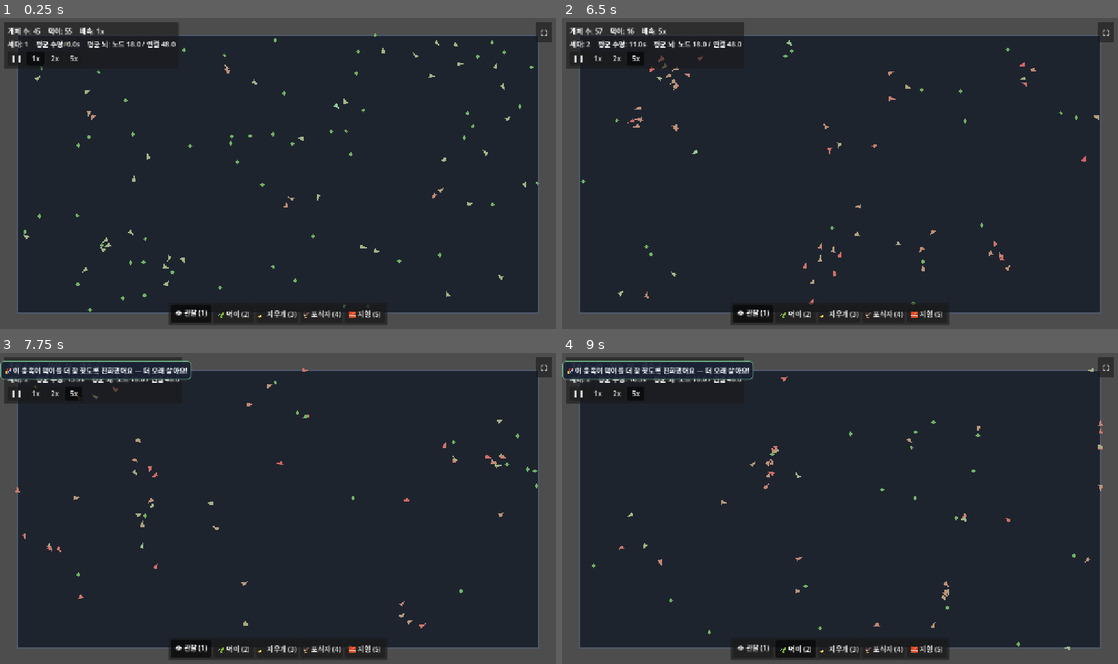
Above: before the commit, frames 1-4 (two rows, left to right).
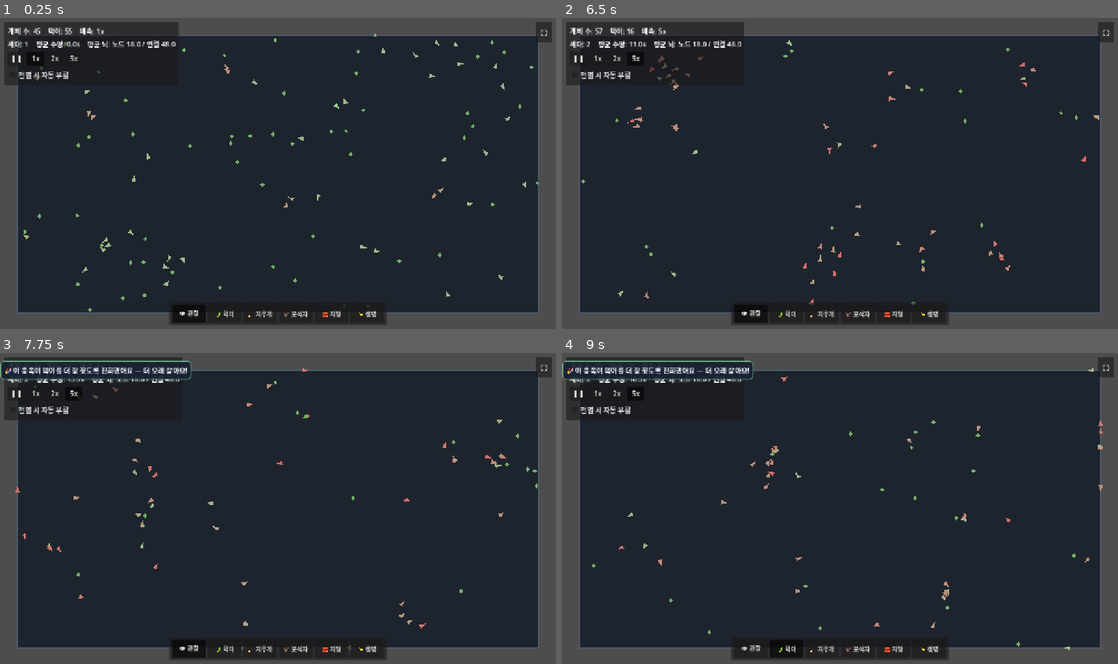
Above: after the commit, the same moments.

Repository: MoriochoRadio/mindlings
Game: Godot game, scene res://scenes/Main.tscn
Two runs of this game, one before a commit and one after it. Both use one fixed random seed, a clock stepped at 60 frames per second and the inputs below.
Inputs (mouse positions are in pixels of both pictures, inside the frame that each line leads up to):
- Up to frame 1 (0.25 s): no input
- Up to frame 2 (6.5 s): click (650, 73) at 0.5 s, where only the run after the commit has a clickable "전멸 시 자동 부활"; click "❚❚" at 1.25 s; click "1x" at 2 s; click "2x" at 2.75 s; click "5x" at 3.5 s; click "⛶" at 4.25 s; click (656, 73) at 5 s, where only the run after the commit has a clickable "전멸 시 자동 부활"; click (751, 313) at 5.75 s, where only the run before the commit has a clickable "👁 관찰 (1)"
- Up to frame 3 (7.75 s): click (233, 648) at 6.5 s, where only the run before the commit has a clickable "🍃 먹이 (2)"; click (189, 648) at 7.25 s, where only the run after the commit has a clickable "👁 관찰"
- Up to frame 4 (9 s): click (840, 648) at 8 s, where only the run before the commit has a clickable "🧹 지우개 (3)"; click (784, 648) at 8.75 s, where only the run after the commit has a clickable "🍃 먹이"

The runs differ from the first frame. In frame 1, 0.7% of the frame differs, in the area x 0-69%, y 16-98%; in frame 2, 0.8%; in frame 3, 0.7%; in frame 4, 0.7%.

Commit message:
M4-4: 생명 생성 도구 + 전멸 처리(실패 없음)
- ✨ 생명 도구(단축키 6): 클릭/드래그로 그 자리에 새 창시자(gen 0)를 뿌린다.
  두뇌 = BrainBuilder.build(founder_bias) — 새 뇌 + 약한 사전 편향, 현재 14입력 레이아웃.
  전멸에서도 부활 가능. max_creatures 준수, 쿨다운·자원 없음. 등장은 따뜻한 반짝임만(절제).
  World.spawn_creature_at 추가. GodTools.LIFE + life_step, Toolbar 6번째 버튼.
- 전멸 처리: 개체 0이 되면 게임 오버가 아니라 차분한 안내 토스트
  ("🌙 모두 사라졌어요. ✨생명 도구(6)로 다시 생명을 불어넣어 볼까요?", LEGIBILITY 톤).
  선택적 자동 부활 토글(기본 OFF) — ON이면 auto_revive_delay 뒤 창시자 몇이 저절로 깬다.
  HUD 체크박스로 노출, 시간·수는 @export(World).
- 툴바가 6개라 좌하단 뇌 패널과 안 겹치게: 단축키를 버튼 텍스트→툴팁으로, 폰트/폭 축소.

Co-Authored-By: Claude Opus 4.8 (1M context) <noreply@anthropic.com>

Diff:
--- a/scripts/GodTools.gd
+++ b/scripts/GodTools.gd
@@ -7,7 +7,7 @@
 ## 캐주얼 우선(LEGIBILITY_UX 2장): 큰 클릭 영역, 쿨다운·자원 없음, 누르면 즉시 반응.
 ## 손맛(FUN_DESIGN 2장 ①): 먹이가 즉시 생기고(DropEffect) 근처 개체가 그쪽으로 모여든다.
 
-enum Tool { OBSERVE, FOOD, ERASE, PREDATOR, WALL }
+enum Tool { OBSERVE, FOOD, ERASE, PREDATOR, WALL, LIFE }
 
 @export_group("먹이 뿌리기")
 ## 한 번 찍을 때 먹이가 퍼지는 반경(px). 크게 = 관대한 조작(캐주얼).
@@ -29,10 +29,15 @@
 ## 벽을 칠하는 브러시 반경(px). 작게 = 가는 선. (맵에 어울리게 얇게 — 에디터에서 미세조정)
 @export var wall_brush: float = 11.0
 
+@export_group("생명 생성")
+## 드래그로 생명을 뿌릴 때 이만큼 움직일 때마다 한 마리씩(너무 빽빽하지 않게).
+@export var life_step: float = 26.0
+
 const _FOOD_COLOR := Color(0.55, 0.9, 0.6)
 const _ERASE_COLOR := Color(0.95, 0.55, 0.45)
 const _PRED_COLOR := Color(0.85, 0.35, 0.38)
 const _WALL_COLOR := Color(0.62, 0.58, 0.7)
+const _LIFE_COLOR := Color(1.0, 0.92, 0.62)  # 따뜻한 반짝임
 
 var _tool: int = Tool.OBSERVE
 var _painting: bool = false      # 좌버튼으로 현재 도구를 칠하는 중
@@ -80,6 +85,8 @@
 			return predator_step
 		Tool.WALL:
 			return maxf(4.0, wall_brush * 0.8)
+		Tool.LIFE:
+			return life_step
 	return paint_step
 
 func _apply(tool_id: int, pos: Vector2) -> void:
@@ -96,6 +103,8 @@
 			_release_predator(pos)
 		Tool.WALL:
 			_paint_wall(pos)
+		Tool.LIFE:
+			_spawn_life(pos)
 	_last_paint = pos
 
 func _spread_food(pos: Vector2) -> void:
@@ -134,6 +143,13 @@
 	if _world.paint_wall(pos, wall_brush) and _last_paint == Vector2.INF:
 		_spawn_effect(pos, wall_brush, _WALL_COLOR)
 
+func _spawn_life(pos: Vector2) -> void:
+	if _world == null:
+		return
+	# 새 창시자를 뿌린다. 등장은 따뜻한 반짝임으로만 은은하게(손맛 절제).
+	if _world.spawn_creature_at(pos):
+		_spawn_effect(pos, 24.0, _LIFE_COLOR)
+
 func _spawn_effect(pos: Vector2, radius: float, color: Color) -> void:
 	var fx := DropEffect.new()
 	fx.position = pos
--- a/scripts/HUD.gd
+++ b/scripts/HUD.gd
@@ -71,7 +71,19 @@
 		hbox.add_child(b)
 		_buttons.append(b)
 
+	# 전멸 시 자동 부활 토글(기본 OFF — 실패 없음, 플레이어가 결정).
+	var revive := CheckBox.new()
+	revive.text = "전멸 시 자동 부활"
+	revive.focus_mode = Control.FOCUS_NONE
+	revive.button_pressed = _world.auto_revive if _world != null else false
+	revive.toggled.connect(_on_revive_toggled)
+	vbox.add_child(revive)
+
 	_build_fullscreen_button()
+
+func _on_revive_toggled(on: bool) -> void:
+	if _world != null:
+		_world.auto_revive = on
 
 ## 화면 우상단의 작은 전체화면 토글 버튼. 리사이즈/전체화면에서도 우상단에 붙어 있게 앵커.
 func _build_fullscreen_button() -> void:
--- a/scripts/Toolbar.gd
+++ b/scripts/Toolbar.gd
@@ -12,6 +12,7 @@
 	{"id": GodTools.Tool.ERASE, "label": "🧹 지우개", "key": KEY_3, "hint": "3"},
 	{"id": GodTools.Tool.PREDATOR, "label": "🦅 포식자", "key": KEY_4, "hint": "4"},
 	{"id": GodTools.Tool.WALL, "label": "🧱 지형", "key": KEY_5, "hint": "5"},
+	{"id": GodTools.Tool.LIFE, "label": "✨ 생명", "key": KEY_6, "hint": "6"},
 ]
 
 var _buttons: Array[Button] = []
@@ -41,16 +42,18 @@
 	panel.add_child(margin)
 
 	var hbox := HBoxContainer.new()
-	hbox.add_theme_constant_override("separation", 6)
+	hbox.add_theme_constant_override("separation", 4)
 	margin.add_child(hbox)
 
 	for entry in TOOLS:
 		var b := Button.new()
-		b.text = "%s (%s)" % [entry["label"], entry["hint"]]
+		# 단축키는 툴팁으로(버튼 폭 절약 — 6개라 좌하단 뇌 패널과 안 겹치게). 키 입력은 그대로 동작.
+		b.text = entry["label"]
+		b.tooltip_text = "단축키 %s" % entry["hint"]
 		b.toggle_mode = true
 		b.focus_mode = Control.FOCUS_NONE  # 클릭 후 스페이스 등으로 재발동되지 않게
-		b.custom_minimum_size = Vector2(92, 40)  # 큰 클릭 영역(캐주얼). 5개라 좌하단 뇌 패널과 안 겹치게 조정.
-		b.add_theme_font_size_override("font_size", 16)
+		b.custom_minimum_size = Vector2(78, 40)  # 큰 클릭 영역(캐주얼)
+		b.add_theme_font_size_override("font_size", 14)
 		b.pressed.connect(_select.bind(entry["id"]))
 		hbox.add_child(b)
 		_buttons.append(b)
--- a/scripts/World.gd
+++ b/scripts/World.gd
@@ -61,6 +61,14 @@
 ## 벽 격자 한 칸 크기(px). 작을수록 더 가늘고 촘촘한 벽이 된다. 에디터에서 미세조정 가능.
 @export var wall_cell: int = 12
 
+@export_group("전멸/부활")
+## 전멸(개체 0) 시 잠시 뒤 창시자 몇이 저절로 나타나게 할지. 기본 OFF(실패 없음 — 플레이어가 결정).
+@export var auto_revive: bool = false
+## 자동 부활까지 기다리는 시간(초).
+@export var auto_revive_delay: float = 5.0
+## 자동 부활 시 나타나는 창시자 수.
+@export var auto_revive_count: int = 6
+
 @onready var _creatures: Node2D = $Creatures
 @onready var _food: Node2D = $Food
 @onready var _predators: Node2D = $Predators
@@ -92,6 +100,10 @@
 var _lifespan_toasted: int = 0
 var _check_accum: float = 0.0
 
+# 전멸 처리(M4-4). 실패 상태가 아니라 차분한 안내 + (선택)자동 부활.
+var _extinct: bool = false
+var _revive_accum: float = 0.0
+
 # 포식 회피 진화 감지(M4-2). 포식자 사냥 효율(초당 사냥수)이 정점 대비 무너지면
 # = 먹잇감이 도망치기 시작한 것. 그 순간을 다정한 토스트로 짚어준다(LEGIBILITY 기법4).
 const _PRED_WINDOW: float = 8.0          # 효율 평가 주기(초)
@@ -180,12 +192,32 @@
 ## (포식자 통계는 매 프레임 누적해야 정확하므로 게이트 밖에서 따로 처리.)
 func _process(delta: float) -> void:
 	_accumulate_predator_stats(delta)
+	_check_extinction(delta)
 	_check_accum += delta
 	if _check_accum < 1.5:
 		return
 	_check_accum = 0.0
 	_check_structure_milestone()
 	_check_lifespan_milestone()
+
+## 전멸(개체 0): 게임 오버가 아니라 따뜻한 안내. 자동 부활이 켜져 있으면 잠시 뒤 창시자가 깬다.
+func _check_extinction(delta: float) -> void:
+	if _creatures.get_child_count() > 0:
+		_extinct = false
+		_revive_accum = 0.0
+		return
+	if not _extinct:
+		_extinct = true
+		_revive_accum = 0.0
+		_toast("🌙 모두 사라졌어요. ✨생명 도구(6)로 다시 생명을 불어넣어 볼까요?")
+	if auto_revive:
+		_revive_accum += delta
+		if _revive_accum >= auto_revive_delay:
+			_revive_accum = 0.0
+			for i in auto_revive_count:
+				_spawn_creature(_random_point())
+			if _creatures.get_child_count() > 0:
+				_toast("✨ 새로운 생명이 깨어났어요.")
 
 ## 포식자 사냥 효율을 창(window) 단위로 집계하고, 회피 진화를 감지한다.
 func _accumulate_predator_stats(delta: float) -> void:
@@ -282,6 +314,15 @@
 			f.queue_free()
 			removed += 1
 	return removed
+
+## 신의 도구가 그 자리에 새 창시자(gen 0)를 만든다(M4-4 생명 생성). 전멸에서도 부활 가능.
+## 두뇌 = BrainBuilder.build(founder_bias): 새 뇌 + 약한 사전 편향(현재 14입력 레이아웃).
+## 개체 수 상한 준수. 만들었으면 true.
+func spawn_creature_at(local_pos: Vector2) -> bool:
+	if creature_scene == null or _creatures.get_child_count() >= max_creatures:
+		return false
+	_spawn_creature(local_pos.clamp(_bounds.position, _bounds.end))
+	return true
 
 ## 신의 도구가 포식자를 푼다(M4-2). 안전 상한에 걸리면 false.
 func spawn_predator_at(local_pos: Vector2) -> bool:
